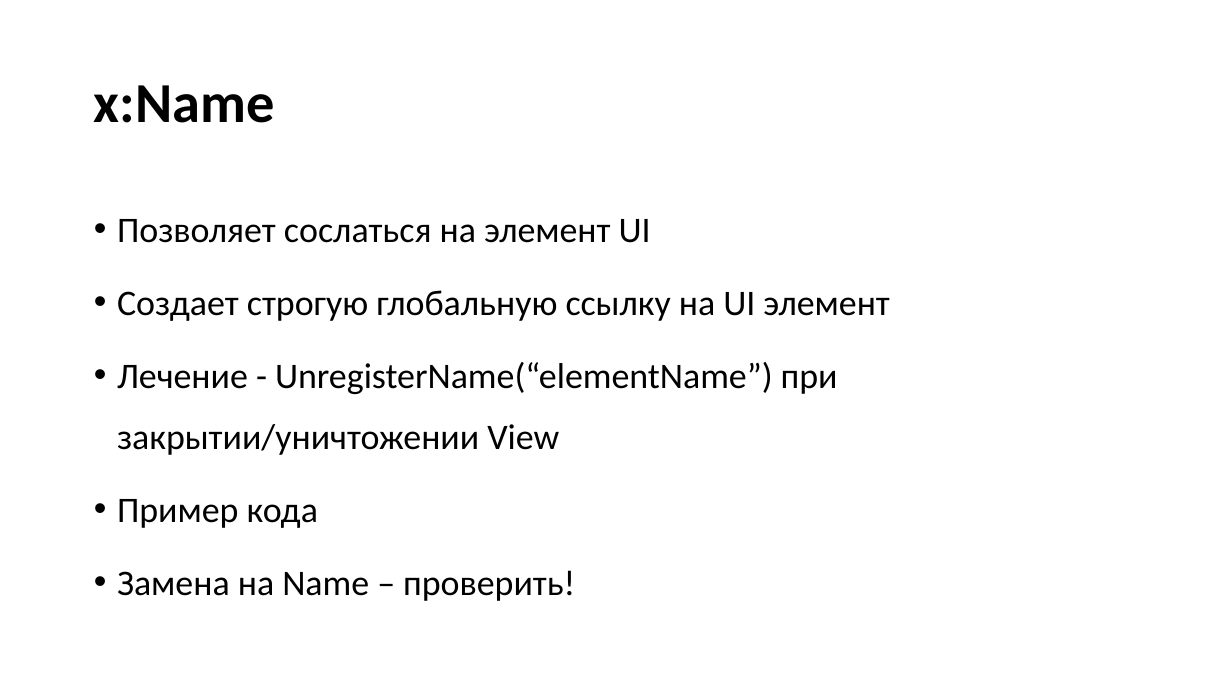
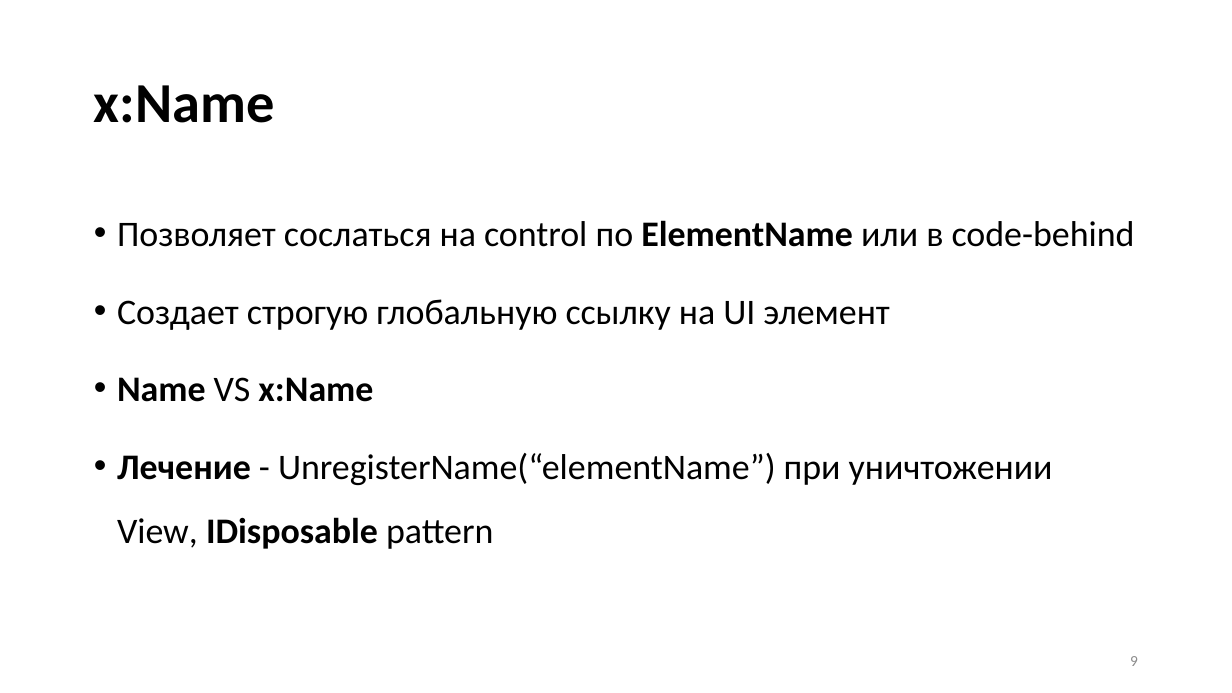
Before and after one commit to Talrandel/MemoryLeak, a slide deck: slide 9 of Утечки памяти.pptx (slide 8 before the commit). Drawn at 1232x693 pixels with LibreOffice and Linux fonts; fonts in the diff are those of the drawing. Boxes give left, top, right and bottom in pixels: in the first picture for what was removed or moved away, otherwise in the second. Text is boxed around its words. In the diff, an @@ line names an element or a change of style, - is before the commit and + after.

```diff
--- a/Утечки памяти.pptx
+++ b/Утечки памяти.pptx
@@ text at <box>117,220,1135,247</box>: text changed @@
-• Позволяет сослаться на элемент UI
+• Позволяет сослаться на control по ElementName или в code-behind
@@ text at <box>117,299,889,330</box>: line spacing 1.4 to 1.5 @@
@@ text at <box>117,377,1053,549</box>: text changed @@
-• Лечение - UnregisterName(“elementName”) при закрытии/уничтожении View
-• Пример кода
-• Замена на Name – проверить!
+• Name VS x:Name
+• Лечение - UnregisterName(“elementName”) при уничтожении View, IDisposable pattern
@@ page number added at <box>1130,656,1138,666</box>, 12 pt, text #8C8C8C @@
+9
```
Also in this commit, not shown: 18 other slides changed, 3 slides added, 1 slide removed.
